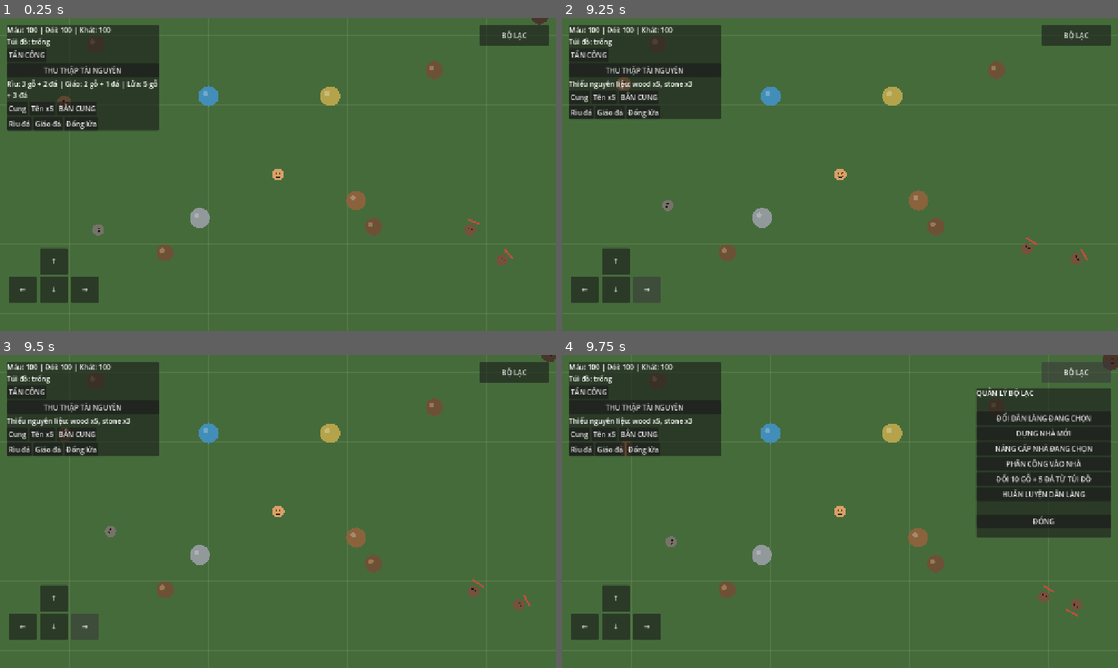
Above: before the commit, frames 1-4 (two rows, left to right).
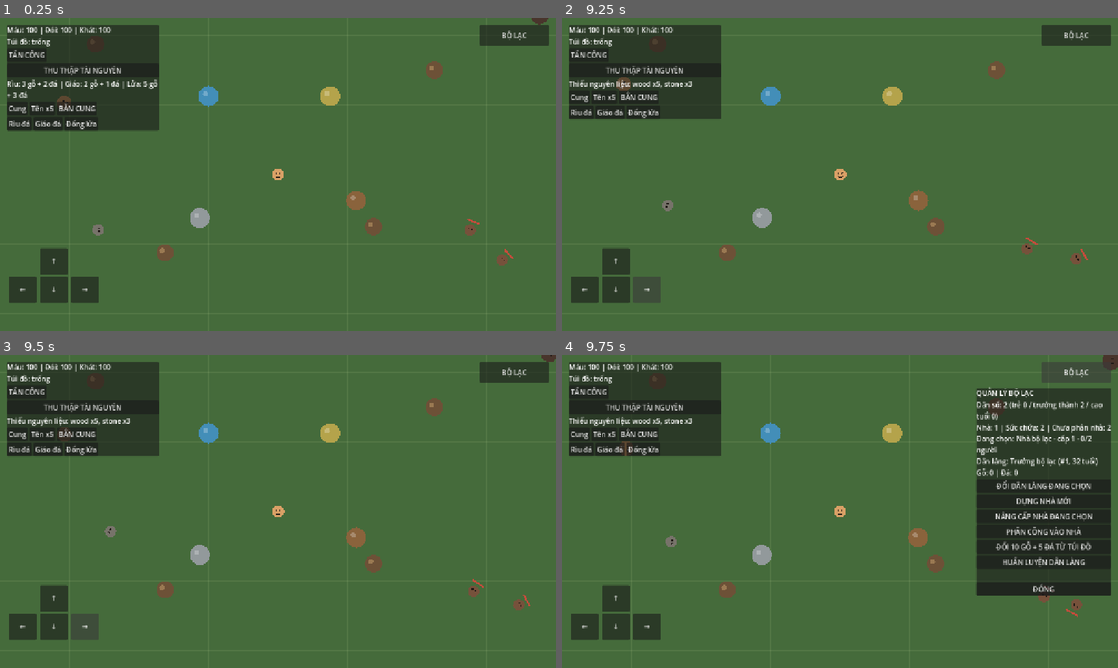
Above: after the commit, the same moments.

Repository: khanhhkt8-hub/Bo-Lac-Tien-Su.
Game: Godot game, scene res://Scenes/Main.tscn
Same seed, same stepped clock (60 frames per second), same inputs: the game is played once before the commit and once after it.
Inputs:
- Up to frame 1 (0.25 s): no input
- Up to frame 2 (9.25 s): click "TẤN CÔNG" at 0.5 s; click "THU THẬP TÀI NGUYÊN" at 1.25 s; click "Cung" at 2 s; click "Tên x5" at 2.75 s; click "BẮN CUNG" at 3.5 s; click "Rìu đá" at 4.25 s; click "Giáo đá" at 5 s; click "Đống lửa" at 5.75 s; click "↑" at 6.5 s; click "←" at 7.25 s; click "↓" at 8 s; click "→" at 8.75 s
- Up to frame 3 (9.5 s): no input
- Up to frame 4 (9.75 s): click "BỘ LẠC" at 9.5 s

Frames 1-3 are identical in both runs. In frame 4, 7.6% of the frame differs, in the area x 74-99%, y 14-77%.
Error before the commit: Parse Error: Cannot infer the type of "resident" variable because the value doesn't have a set type. (res://Scripts/Tribe/TribeHousingSystem.gd:71)

Commit message:
Expose resident lookup for housing validation

Diff:
--- a/Scripts/Tribe/TribePopulation.gd
+++ b/Scripts/Tribe/TribePopulation.gd
@@ -104,6 +104,9 @@
 	_emit_population()
 	save_population()
 
+func get_resident(resident_id: int) -> Dictionary:
+	return _find_resident(resident_id)
+
 func _find_resident(resident_id: int) -> Dictionary:
 	for person in residents:
 		if int(person.id) == resident_id and person.alive:
